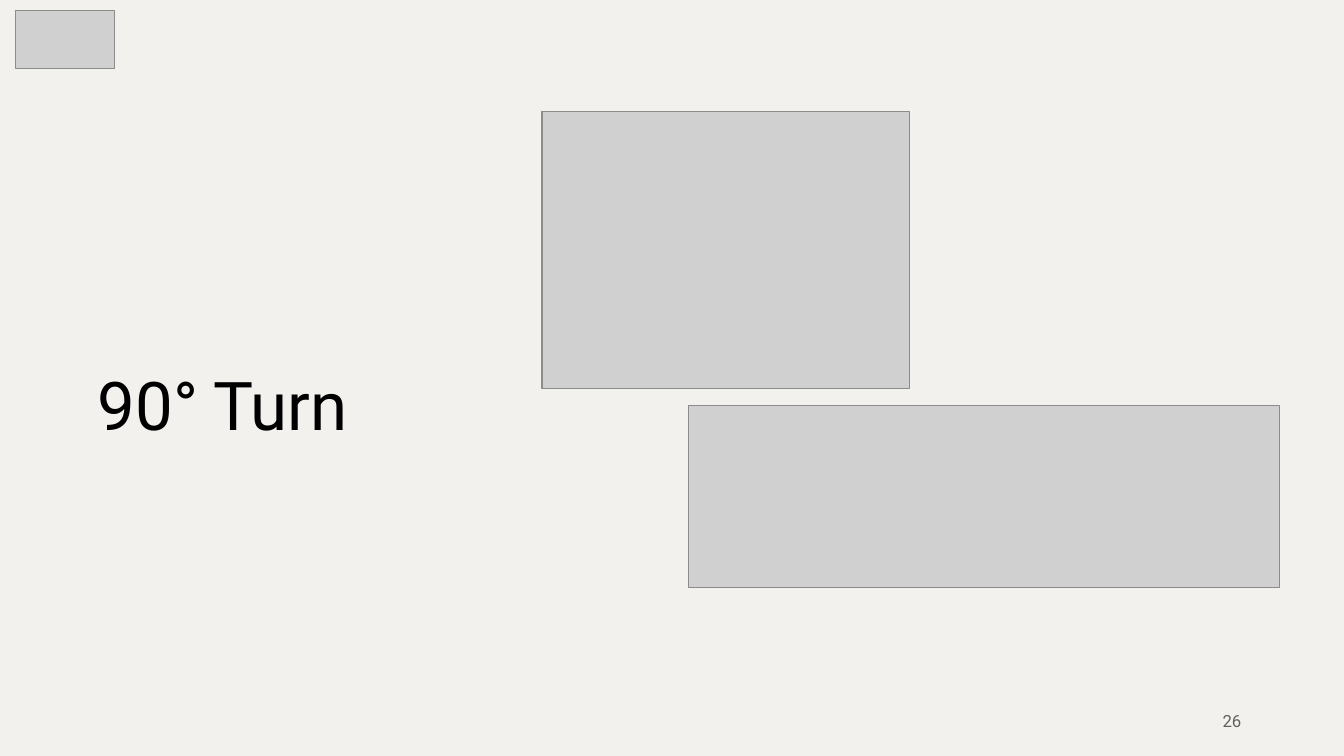
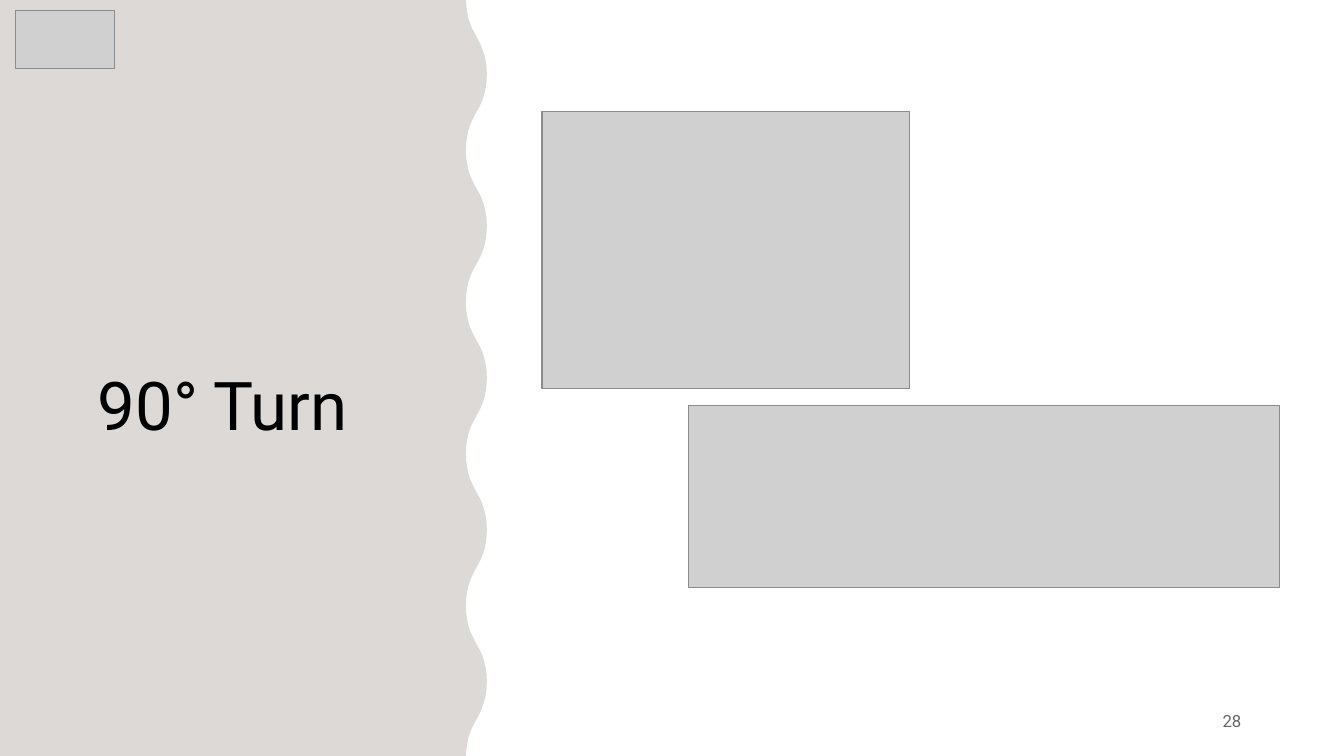
Before and after one commit to JasmeetMatta/Precision-Farming-Bot, a slide deck: slide 28 of Presentation/Final Precision Farming Using Autonomous Vehicle.pptx (slide 26 before the commit). Drawn at 1344x756 pixels with LibreOffice and Linux fonts; fonts in the diff are those of the drawing; grey boxes stand for pictures. Boxes give left, top, right and bottom in pixels: in the first picture for what was removed or moved away, otherwise in the second. Text is boxed around its words. In the diff, an @@ line names an element or a change of style, - is before the commit and + after.

```diff
--- a/Presentation/Final Precision Farming Using Autonomous Vehicle.pptx
+++ b/Presentation/Final Precision Farming Using Autonomous Vehicle.pptx
@@ background #F2F1EE to #FFFFFF @@
@@ freeform shape added at (0, 0, 487, 756), fill #FFFFFF @@
@@ freeform shape added at (0, 0, 471, 756), fill #FFFFFF @@
@@ freeform shape added at (0, 0, 487, 756), fill #76685C at 25% opacity @@
@@ page number at (1223, 715, 1242, 727): text changed @@
-26
+28
```
Also in this commit, not shown: 11 other slides changed, 1 other file.
